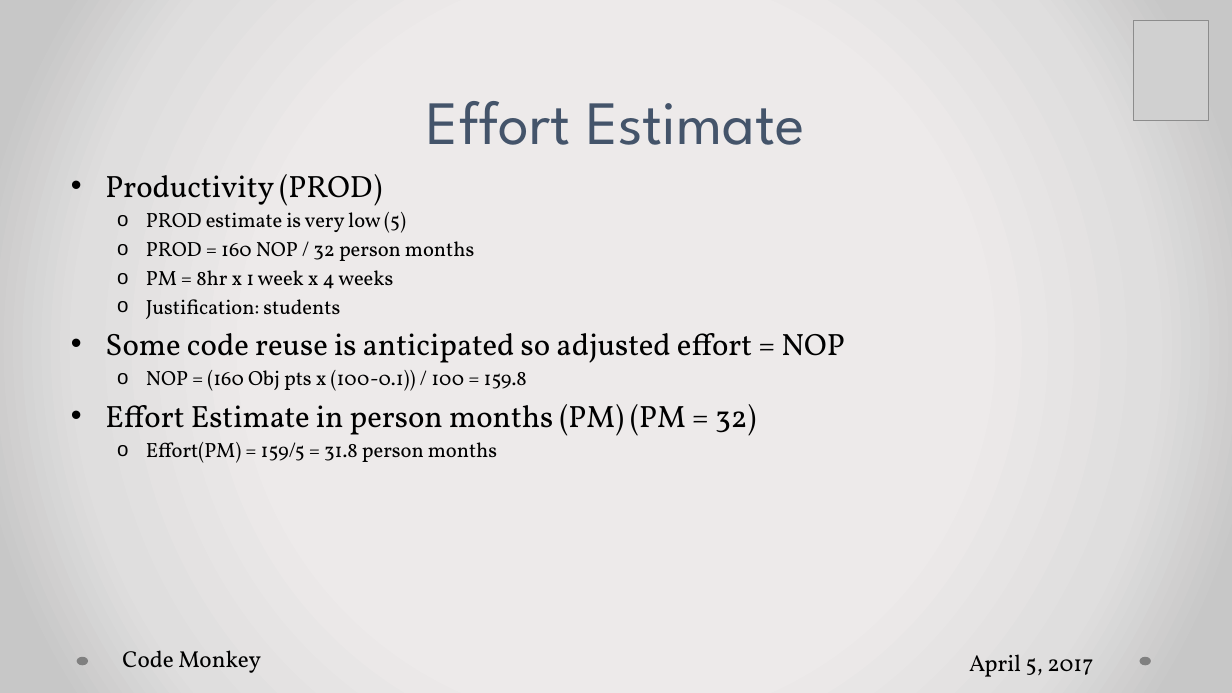
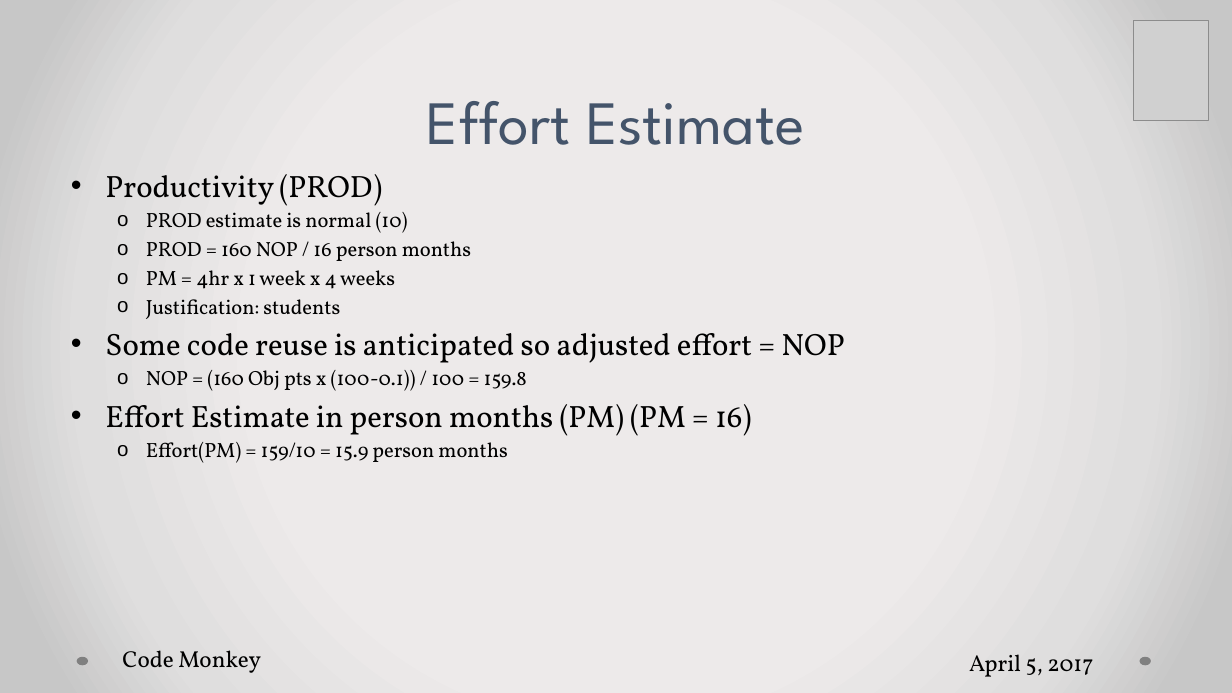
Before and after one commit to falsabhan/D.Eco, a slide deck: slide 14 of Presentation1.pptx. Drawn at 1232x693 pixels with LibreOffice and Linux fonts; fonts in the diff are those of the drawing; grey boxes stand for pictures. Boxes give left, top, right and bottom in pixels: in the first picture for what was removed or moved away, otherwise in the second. Text is boxed around its words. In the diff, an @@ line names an element or a change of style, - is before the commit and + after.

Commit message:
Kylie Push Presentation Fixed Effort Estimate page

```diff
--- a/Presentation1.pptx
+++ b/Presentation1.pptx
@@ text at [146,212,471,289]: text changed @@
-  o PROD estimate is very low (5)
-  o PROD = 160 NOP / 32 person months
-  o PM = 8hr x 1 week x 4 weeks
+  o PROD estimate is normal (10)
+  o PROD = 160 NOP / 16 person months
+  o PM = 4hr x 1 week x 4 weeks
@@ text at [105,404,752,463]: text changed @@
-• Effort Estimate in person months (PM) (PM = 32)
-  o Effort(PM) = 159/5 = 31.8 person months
+• Effort Estimate in person months (PM) (PM = 16)
+  o Effort(PM) = 159/10 = 15.9 person months
```
